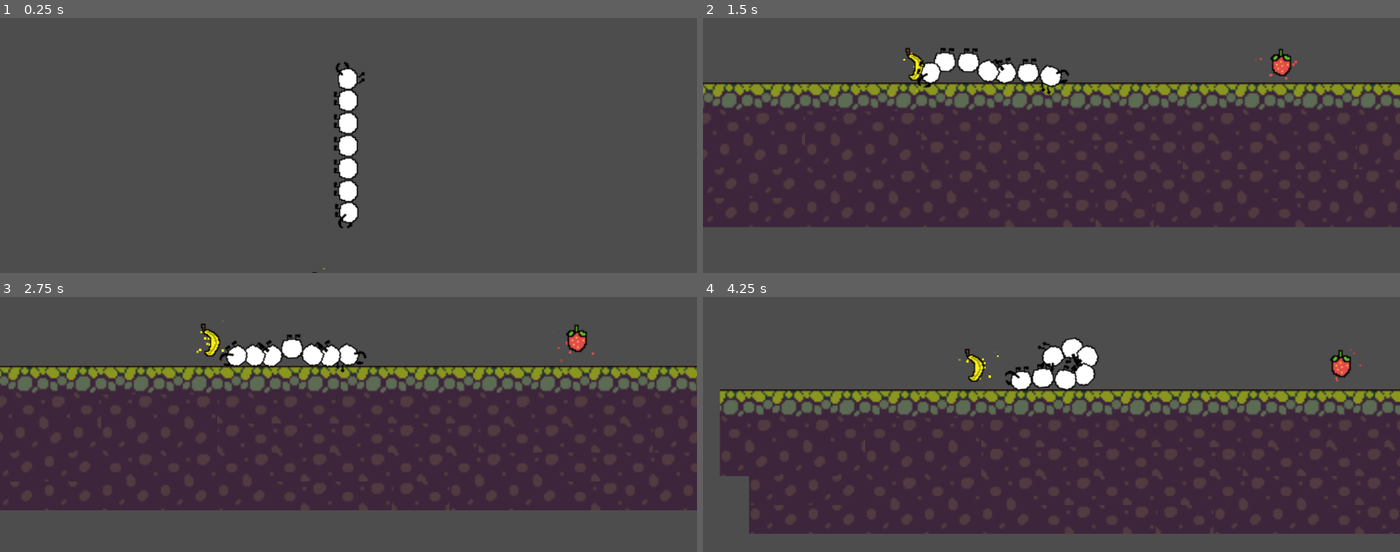
Above: before the commit, frames 1-4 (two rows, left to right).
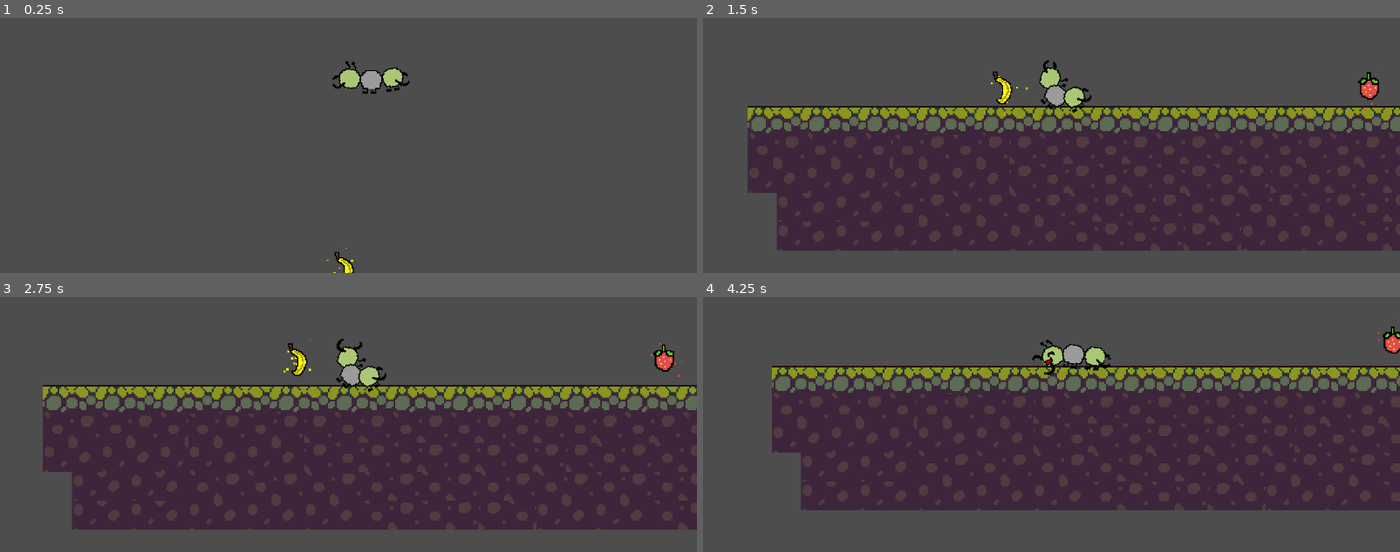
Above: after the commit, the same moments.

Repository: sammo4gun/dtjune
Game: Godot game, scene res://World.tscn
Two runs of this game, one before a commit and one after it. Both use one fixed random seed, a clock stepped at 60 frames per second and the inputs below.
Inputs:
- Up to frame 1 (0.25 s): no input
- Up to frame 2 (1.5 s): hold Right (ui_right) 0.53-1.28 s; hold A (stick_head) 0.53-1.28 s; tap D (stick_tail) at 0.8, 1.35 s; hold Down (ui_down) from 1.28 s (still down)
- Up to frame 3 (2.75 s): tap A (stick_head) at 1.55 s; release Down (ui_down) at 2.03 s; hold Right (ui_right) from 2.03 s (still down); hold A (stick_head) from 2.03 s (still down); tap D (stick_tail) at 2.3 s
- Up to frame 4 (4.25 s): release Right (ui_right) at 2.78 s; release A (stick_head) at 2.78 s; hold Up (ui_up) 2.78-3.53 s; tap D (stick_tail) at 2.85, 3.8 s; tap A (stick_head) at 3.05 s; hold Left (ui_left) from 3.53 s (still down); hold A (stick_head) from 3.53 s (still down)

The runs differ from the first frame. In frame 1, 2.3% of the frame differs, in the area x 44-59%, y 16-100%; in frame 2, 27%, in the area x 0-100%, y 11-92%; in frame 3, 25%; in frame 4, 27%.

Commit message:
main push!!!

Diff:
--- a/dtjune/World.tscn
+++ b/dtjune/World.tscn
@@ -1,5 +1,6 @@
-[gd_scene load_steps=7 format=4 uid="uid://bbq0b4ceveffm"]
-
+[gd_scene load_steps=8 format=4 uid="uid://bbq0b4ceveffm"]
+
+[ext_resource type="Script" uid="uid://tqfinft7fch7" path="res://world.gd" id="1_js7pq"]
 [ext_resource type="Texture2D" uid="uid://bc5up41pg017q" path="res://Assets/JungleTileset.png" id="2_2dftf"]
 [ext_resource type="PackedScene" uid="uid://xwr3l0s3uhd" path="res://player.tscn" id="3_bcbcq"]
 [ext_resource type="PackedScene" uid="uid://c20xcgusbs3hk" path="res://fruit.tscn" id="4_js7pq"]
@@ -237,6 +238,7 @@
 [sub_resource type="WorldBoundaryShape2D" id="WorldBoundaryShape2D_cmany"]
 
 [node name="World" type="Node2D"]
+script = ExtResource("1_js7pq")
 
 [node name="Floor" type="StaticBody2D" parent="." groups=["Grabbable", "Wall"]]
 position = Vector2(389, 691)
@@ -259,3 +261,5 @@
 
 [node name="Player" parent="." instance=ExtResource("3_bcbcq")]
 position = Vector2(182, 318)
+
+[node name="Camera2D" type="Camera2D" parent="."]
--- /dev/null
+++ b/dtjune/body_joint.gd
@@ -0,0 +1,49 @@
+extends PinJoint2D
+@export var limit_cgw: int = -45 #limit in counterglockwise direction
+@export var limit_gw: int = 45 #limit in glockwise direction
+#@export var motor_speed: int = 50 #how fast the motor corrects the rotation
+@export var control_node: Node2D  #literally Node_B
+
+func _ready():
+	control_node = get_node(node_b)
+	#motor_enabled = true
+	#motor_target_velocity = 0
+
+func _process(delta):
+	pass
+
+	#--------Probably my best take-----
+
+	#if control_node.rotation_degrees < limit_cgw:
+		#control_node.angular_velocity = 1
+	#if control_node.rotation_degrees > limit_gw:
+		#control_node.angular_velocity = -1
+	#else:
+		#pass
+
+
+
+
+	#--------Can't stand heavy impacts, but adjusts softly (uncomment var motor_speed at the top and the ready func)---------
+
+	#if control_node.rotation_degrees < limit_cgw:
+		#control_node.angular_damp = 100
+		#motor_target_velocity = motor_speed
+	#if control_node.rotation_degrees > limit_gw:
+		#control_node.angular_damp = 100
+		#motor_target_velocity = - motor_speed
+	#else:
+		#control_node.angular_damp = 0
+		#motor_target_velocity = 0
+
+
+	#-------Tried to combine the previous ideas-------
+
+	#if control_node.rotation_degrees < limit_cgw:
+		#control_node.angular_velocity = 0
+		#motor_target_velocity = motor_speed
+	#if control_node.rotation_degrees > limit_gw:
+		#control_node.angular_velocity = 0
+		#motor_target_velocity = - motor_speed
+	#else:
+		#motor_target_velocity = 0
--- /dev/null
+++ b/dtjune/body_joint.tscn
@@ -0,0 +1,6 @@
+[gd_scene load_steps=2 format=3 uid="uid://bjlpl4rd0mt84"]
+
+[ext_resource type="Script" uid="uid://bcqig757hlp4c" path="res://body_joint.gd" id="1_27nrd"]
+
+[node name="BodyJoint" type="PinJoint2D"]
+script = ExtResource("1_27nrd")
--- a/dtjune/body_part.tscn
+++ b/dtjune/body_part.tscn
@@ -1,12 +1,28 @@
-[gd_scene load_steps=3 format=3 uid="uid://dte7eigdr34f7"]
+[gd_scene load_steps=5 format=3 uid="uid://dte7eigdr34f7"]
 
 [ext_resource type="Texture2D" uid="uid://chb6boemdjuc6" path="res://Assets/Caterpillar/middle of the caterpillar.png" id="1_lcuup"]
 
+[sub_resource type="CapsuleShape2D" id="CapsuleShape2D_lcuup"]
+height = 22.6667
+
 [sub_resource type="CircleShape2D" id="CircleShape2D_12r4b"]
 
+[sub_resource type="ParticleProcessMaterial" id="ParticleProcessMaterial_lcuup"]
+particle_flag_disable_z = true
+gravity = Vector3(0, 98, 0)
+
 [node name="BodyPart" type="RigidBody2D"]
+modulate = Color(0.66807, 0.78, 0.4602, 1)
+rotation = -1.5708
+
+[node name="CollisionShape2D2" type="CollisionShape2D" parent="."]
+position = Vector2(-2, -8.74228e-08)
+rotation = 1.5708
+scale = Vector2(1.5, 1.5)
+shape = SubResource("CapsuleShape2D_lcuup")
 
 [node name="CollisionShape2D" type="CollisionShape2D" parent="."]
+visible = false
 scale = Vector2(1.5, 1.5)
 shape = SubResource("CircleShape2D_12r4b")
 
@@ -15,3 +31,8 @@
 rotation = 1.5708
 scale = Vector2(1.72156, 1.72156)
 texture = ExtResource("1_lcuup")
+
+[node name="GPUParticles2D" type="GPUParticles2D" parent="."]
+visible = false
+collision_base_size = 0.0
+process_material = SubResource("ParticleProcessMaterial_lcuup")
--- a/dtjune/fruit.gd
+++ b/dtjune/fruit.gd
@@ -1,7 +1,7 @@
 extends Node2D
 
 @export var SWAY = 8
-@export_flags("strawberry", "apple", "banana", "blueberry", "orange", "raspberry") var picked_type = 0
+@export_flags("strawberry", "apple", "banana", "blueberry", "orange", "raspberry", "grapes") var picked_type = 0
 
 @onready var sprites_dict = {
 	'strawberry': $StrawberrySprite,
@@ -10,6 +10,7 @@
 	'blueberry': $BlueberrySprite,
 	'orange': $OrangeSprite,
 	'raspberry': $RaspberrySprite,
+	'grapes': $GrapesSprite,
 }
 @onready var particle_dict = {
 	'strawberry': Color8(227, 76, 76, 255),
@@ -18,6 +19,16 @@
 	'blueberry': Color8(91, 110, 225, 255),
 	'orange': Color8(223, 113, 38, 255),
 	'raspberry': Color8(223, 16, 157, 255),
+	'grapes': Color8(104, 27, 204, 255),
+}
+@onready var colournames_dict = {
+	'strawberry': "red",
+	'apple': "green",
+	'banana': "yellow",
+	'blueberry': "blue",
+	'orange': "orange",
+	'raspberry': "violet",
+	'grapes': "purple",
 }
 @onready var particles = $Particles
 @onready var basepos = position
@@ -29,6 +40,7 @@
 	8: 'blueberry',
 	16: 'orange',
 	32: 'raspberry',
+	64: 'grapes',
 }
 var time = 0
 
@@ -52,4 +64,4 @@
 func get_eaten():
 	self.queue_free()
 	# returns: the type of fruit that was eaten, and the colour of that fruit
-	return [type, particle_dict[type]]
+	return [colournames_dict[type], particle_dict[type]]
--- a/dtjune/fruit.tscn
+++ b/dtjune/fruit.tscn
@@ -6,8 +6,8 @@
 [ext_resource type="Texture2D" uid="uid://b1gghsq44delp" path="res://Assets/Fruit/banana.png" id="4_r5id7"]
 [ext_resource type="Texture2D" uid="uid://c4e4grqgy4e18" path="res://Assets/Fruit/blueberry.png" id="5_7dwnl"]
 [ext_resource type="Texture2D" uid="uid://c25jwk3uo6c6p" path="res://Assets/Fruit/orange.png" id="6_kf857"]
+[ext_resource type="Texture2D" uid="uid://3obcot58wnmq" path="res://Assets/Fruit/grapes.png" id="7_kf857"]
 [ext_resource type="Texture2D" uid="uid://hdfy5q8l52jk" path="res://Assets/Fruit/raspberry .png" id="7_r5id7"]
-[ext_resource type="Texture2D" uid="uid://drgiqdq143f71" path="res://Assets/FoodMorsels.png" id="8_7dwnl"]
 
 [sub_resource type="Curve" id="Curve_t45jj"]
 _data = [Vector2(0, 1), 0.0, 0.0, 0, 0, Vector2(0.757353, 1), 0.0, 0.0, 0, 0, Vector2(1, 0), 0.0, 0.0, 0, 0]
@@ -30,41 +30,14 @@
 scale_max = 0.7
 alpha_curve = SubResource("CurveTexture_7yftu")
 
-[sub_resource type="CanvasItemMaterial" id="CanvasItemMaterial_7dwnl"]
-particles_animation = true
-particles_anim_h_frames = 2
-particles_anim_v_frames = 2
-particles_anim_loop = false
-
-[sub_resource type="Curve" id="Curve_7dwnl"]
-_data = [Vector2(0, 1), 0.0, 0.0, 0, 0, Vector2(0.794118, 0.853933), 0.0, 0.0, 0, 0, Vector2(1, 0), 0.0, 0.0, 0, 0]
-point_count = 3
-
-[sub_resource type="CurveTexture" id="CurveTexture_kf857"]
-curve = SubResource("Curve_7dwnl")
-
-[sub_resource type="ParticleProcessMaterial" id="ParticleProcessMaterial_r5id7"]
-particle_flag_disable_z = true
-angle_min = 1.07288e-05
-angle_max = 180.0
-direction = Vector3(0, -1, 0)
-spread = 80.0
-initial_velocity_min = 16.0
-initial_velocity_max = 32.0
-angular_velocity_min = -90.0
-angular_velocity_max = 90.0
-gravity = Vector3(0, 200, 0)
-scale_min = 0.5
-scale_max = 1.2
-alpha_curve = SubResource("CurveTexture_kf857")
-anim_offset_max = 1.0
+[sub_resource type="CircleShape2D" id="CircleShape2D_7dwnl"]
+radius = 3.3375
 
 [node name="Fruit" type="Node2D"]
 scale = Vector2(6, 6)
 script = ExtResource("1_dajs1")
 
 [node name="Particles" type="GPUParticles2D" parent="."]
-scale = Vector2(1, 1)
 amount = 16
 lifetime = 0.8
 preprocess = 5.0
@@ -96,17 +69,20 @@
 scale = Vector2(0.303751, 0.303751)
 texture = ExtResource("6_kf857")
 
+[node name="GrapesSprite" type="Sprite2D" parent="."]
+visible = false
+position = Vector2(0.333333, 0.166667)
+scale = Vector2(0.303751, 0.303751)
+texture = ExtResource("7_kf857")
+
 [node name="RaspberrySprite" type="Sprite2D" parent="."]
 visible = false
 position = Vector2(0.833333, 0.333333)
 scale = Vector2(0.361912, 0.361912)
 texture = ExtResource("7_r5id7")
 
-[node name="EatingParticles" type="GPUParticles2D" parent="."]
+[node name="Area2D" type="Area2D" parent="." groups=["Fruit"]]
 visible = false
-modulate = Color(1, 0.19, 0.19, 1)
-material = SubResource("CanvasItemMaterial_7dwnl")
-amount = 32
-texture = ExtResource("8_7dwnl")
-lifetime = 1.2
-process_material = SubResource("ParticleProcessMaterial_r5id7")
+
+[node name="CollisionShape2D" type="CollisionShape2D" parent="Area2D"]
+shape = SubResource("CircleShape2D_7dwnl")
--- a/dtjune/head.gd
+++ b/dtjune/head.gd
@@ -4,34 +4,55 @@
 
 @onready var head_open_sprite = $"HeadOpenSprite"
 @onready var head_closed_sprite = $"HeadClosedSprite"
+@onready var head_happy_sprite = $"HeadHappySprite"
+@onready var head_shocked_sprite = $"HeadShockedSprite"
 @onready var tail_open_sprite = $"TailOpenSprite"
 @onready var tail_closed_sprite = $"TailClosedSprite"
 
 @export var is_real_head = false;
 
-var sticking = false
+var seeking = false
 
 func _physics_process(_delta):
 	stick_candidate = null
 
-	var colliding_bodies = $Area2D.get_overlapping_bodies()
+	var colliding_bodies = $GrabFinder.get_overlapping_bodies()
 	if colliding_bodies.size() > 0:
 		for body in colliding_bodies:# Perform actions based on the colliding body, e.g.,
 			if body.is_in_group("Wall"):
 				stick_candidate = body;
 				break;
 
-	if sticking:
-		if is_real_head:
-			head_open_sprite.visible = true
-			head_closed_sprite.visible = false
+	if not $EatingParticles.emitting:
+		if seeking:
+			if is_real_head:
+				head_open_sprite.visible = true
+				head_closed_sprite.visible = false
+			else:
+				tail_open_sprite.visible = true
+				tail_closed_sprite.visible = false
 		else:
-			tail_open_sprite.visible = true
-			tail_closed_sprite.visible = false
-	else:
-		if is_real_head:
-			head_open_sprite.visible = false
-			head_closed_sprite.visible = true
-		else:
-			tail_open_sprite.visible = false
-			tail_closed_sprite.visible = true
+			if is_real_head:
+				head_open_sprite.visible = false
+				head_closed_sprite.visible = true
+			else:
+				tail_open_sprite.visible = false
+				tail_closed_sprite.visible = true
+
+func start_eating(color):
+	if is_real_head:
+		head_open_sprite.visible = false
+		head_closed_sprite.visible = false
+		$EatingParticles.modulate = color
+		$EatingParticles.emitting = true
+		head_happy_sprite.visible = true
+
+func stop_eating():
+	if is_real_head:
+		head_happy_sprite.visible = false
+		head_shocked_sprite.visible = true
+		$EatingParticles.emitting = false
+
+func _on_grab_finder_area_entered(area: Area2D) -> void:
+	if area.is_in_group("Fruit") and is_real_head:
+		get_parent().eat_fruit(area.get_parent())
--- a/dtjune/head.tscn
+++ b/dtjune/head.tscn
@@ -1,27 +1,71 @@
-[gd_scene load_steps=8 format=3 uid="uid://c8arbucqopsgm"]
+[gd_scene load_steps=15 format=3 uid="uid://c8arbucqopsgm"]
 
 [ext_resource type="Script" uid="uid://c4ogtft3wpc3l" path="res://head.gd" id="1_xe7ry"]
 [ext_resource type="Texture2D" uid="uid://gdl7a77ebxlm" path="res://Assets/Caterpillar/caterpillar head talons closed.png" id="2_hukeq"]
 [ext_resource type="Texture2D" uid="uid://da72yplofo7uk" path="res://Assets/Caterpillar/caterpillar head talons open.png" id="2_pij62"]
 [ext_resource type="Texture2D" uid="uid://eshohnsbqkny" path="res://Assets/Caterpillar/caterpillar bum talons open.png" id="4_akhm5"]
 [ext_resource type="Texture2D" uid="uid://bwnyo4ybvdueq" path="res://Assets/Caterpillar/caterpillar bum talons closed.png" id="5_7nidb"]
+[ext_resource type="Texture2D" uid="uid://b2f8cimqkddet" path="res://Assets/Caterpillar/caterpillar shocked .png" id="5_rwjvo"]
+[ext_resource type="Texture2D" uid="uid://rcreaiilx3tx" path="res://Assets/Caterpillar/caterpillar happy.png" id="6_hbaeg"]
+[ext_resource type="Texture2D" uid="uid://drgiqdq143f71" path="res://Assets/FoodMorsels.png" id="6_mkt57"]
 
 [sub_resource type="CircleShape2D" id="CircleShape2D_2dftf"]
+
+[sub_resource type="CanvasItemMaterial" id="CanvasItemMaterial_4kg8v"]
+particles_animation = true
+particles_anim_h_frames = 2
+particles_anim_v_frames = 2
+particles_anim_loop = false
+
+[sub_resource type="Curve" id="Curve_rwjvo"]
+_data = [Vector2(0, 1), 0.0, 0.0, 0, 0, Vector2(0.794118, 0.853933), 0.0, 0.0, 0, 0, Vector2(1, 0), 0.0, 0.0, 0, 0]
+point_count = 3
+
+[sub_resource type="CurveTexture" id="CurveTexture_kf857"]
+curve = SubResource("Curve_rwjvo")
+
+[sub_resource type="ParticleProcessMaterial" id="ParticleProcessMaterial_hbaeg"]
+particle_flag_disable_z = true
+angle_min = 1.07288e-05
+angle_max = 180.0
+direction = Vector3(0, -1, 0)
+spread = 80.0
+flatness = 1.0
+initial_velocity_min = 64.0
+initial_velocity_max = 100.0
+angular_velocity_min = -90.0
+angular_velocity_max = 90.0
+gravity = Vector3(0, 200, 0)
+scale_max = 2.0
+alpha_curve = SubResource("CurveTexture_kf857")
+anim_offset_max = 1.0
 
 [sub_resource type="CircleShape2D" id="CircleShape2D_mihp7"]
 radius = 3.0
 
 [node name="Head" type="RigidBody2D"]
+rotation = -1.5708
 script = ExtResource("1_xe7ry")
 
 [node name="CollisionShape2D" type="CollisionShape2D" parent="."]
 scale = Vector2(1.5, 1.5)
 shape = SubResource("CircleShape2D_2dftf")
 
-[node name="Area2D" type="Area2D" parent="."]
+[node name="EatingParticles" type="GPUParticles2D" parent="."]
+modulate = Color(1, 0.19, 0.19, 1)
+material = SubResource("CanvasItemMaterial_4kg8v")
+position = Vector2(-1.99997, -8.00001)
+rotation = -0.0785263
+emitting = false
+amount = 32
+texture = ExtResource("6_mkt57")
+lifetime = 1.2
+process_material = SubResource("ParticleProcessMaterial_hbaeg")
+
+[node name="GrabFinder" type="Area2D" parent="."]
 scale = Vector2(1.5, 1.5)
 
-[node name="CollisionShape2D" type="CollisionShape2D" parent="Area2D"]
+[node name="CollisionShape2D" type="CollisionShape2D" parent="GrabFinder"]
 position = Vector2(-1.90735e-06, 0)
 scale = Vector2(5, 5)
 shape = SubResource("CircleShape2D_mihp7")
@@ -40,6 +84,20 @@
 scale = Vector2(1.70322, 1.70322)
 texture = ExtResource("2_hukeq")
 
+[node name="HeadShockedSprite" type="Sprite2D" parent="."]
+visible = false
+position = Vector2(2.8241, -7.1759)
+rotation = 1.5708
+scale = Vector2(1.70322, 1.70322)
+texture = ExtResource("5_rwjvo")
+
+[node name="HeadHappySprite" type="Sprite2D" parent="."]
+visible = false
+position = Vector2(1.00003, -7)
+rotation = 1.5708
+scale = Vector2(1.70322, 1.70322)
+texture = ExtResource("6_hbaeg")
+
 [node name="TailOpenSprite" type="Sprite2D" parent="."]
 visible = false
 position = Vector2(-0.470209, 4.52979)
@@ -53,3 +111,5 @@
 rotation = 1.5708
 scale = Vector2(1.65765, 1.65765)
 texture = ExtResource("5_7nidb")
+
+[connection signal="area_entered" from="GrabFinder" to="." method="_on_grab_finder_area_entered"]
--- a/dtjune/player.gd
+++ b/dtjune/player.gd
@@ -2,13 +2,20 @@
 
 @export var head_linear_damp = 4.0
 @export var head_angular_damp = 4.0
-
-@onready var camera = $"Camera2D"
+@export var angular_limit_body = deg_to_rad(45)
+@export var angular_limit_head = deg_to_rad(90)
 
 const LINK_SCENE = preload("res://body_part.tscn")
 const HEAD_SCENE = preload("res://head.tscn")
-const NUM_LINKS = 5
+const JOINT_SCENE = preload("res://body_joint.tscn")
 const LINK_SPACING = 25 * 1.5
+
+const COLOUR_DICT = {
+	"base": Color8(170, 199, 117),
+	"white": Color8(155, 155, 155),
+	"red": Color8(206, 21, 0),
+	"yellow": Color8(209, 218, 0),
+}
 
 var previous_link = null
 var active_head = null
@@ -23,13 +30,27 @@
 var max_head_thrust = 0
 var current_head_thrust = 0
 
+var target_rotation = {}
+
+var growing = false
+
+var NUM_LINKS = 1
+var COLOUR_LIST = ['white']
+
 func _ready():
 	init_head()
 	init_links()
 	init_tail()
+	init_colours()
 
 	var gravity = ProjectSettings.get_setting("physics/2d/default_gravity")
 	max_head_thrust = get_total_mass() * gravity
+
+func init_colours():
+	head.modulate = COLOUR_DICT['base']
+	for i in range(len(link_array)):
+		link_array[i].modulate = COLOUR_DICT[COLOUR_LIST[i]]
+	tail.modulate = COLOUR_DICT['base']
 
 func get_total_mass() -> float:
 	var total_mass = head.mass + tail.mass
@@ -39,37 +60,39 @@
 
 func init_head():
 	head = HEAD_SCENE.instantiate()
-	head.position = Vector2(0, -LINK_SPACING)
+	head.position = Vector2(-LINK_SPACING, 0)
 	head.linear_damp = head_linear_damp
 	head.angular_damp = head_angular_damp
 	head.is_real_head = true
 	add_child(head)
 	previous_link = head
+	target_rotation[head] = null
 
 func init_tail():
 	tail = HEAD_SCENE.instantiate()
-	tail.position = Vector2(0, LINK_SPACING * (NUM_LINKS))
+	tail.position = Vector2(LINK_SPACING * (NUM_LINKS), 0)
 	add_child(tail)
 
 	tail.linear_damp = head_linear_damp
 	tail.angular_damp = head_angular_damp
 
-	var joint = PinJoint2D.new()
+	var joint = JOINT_SCENE.instantiate()
 	joint.position = (previous_link.position + tail.position) / 2
 	joint.disable_collision = false;
 	joint.node_a = previous_link.get_path()
 	joint.node_b = tail.get_path()
+	target_rotation[tail] = null
 	add_child(joint)
 
 func init_links():
 	for i in range(NUM_LINKS):
 		var link = LINK_SCENE.instantiate()
-		link.position = Vector2(0, i * LINK_SPACING)
+		link.position = Vector2(i * LINK_SPACING, 0)
 		link_array.append(link)
 		add_child(link)
 
 		if previous_link:
-			var joint = PinJoint2D.new()
+			var joint = JOINT_SCENE.instantiate()
 			joint.node_a = previous_link.get_path()
 			joint.node_b = link.get_path()
 			joint.position = (previous_link.position + link.position) / 2
@@ -78,39 +101,52 @@
 
 		previous_link = link
 
+func get_camera_pos():
+	return head.global_position
+
 func _physics_process(delta):
-	handle_camera()
-	var input_direction = Vector2.ZERO
-
-	if Input.is_action_pressed("ui_right"):
-		input_direction.x += 1
-	if Input.is_action_pressed("ui_left"):
-		input_direction.x -= 1
-	if Input.is_action_pressed("ui_down"):
-		input_direction.y += 1
-	if Input.is_action_pressed("ui_up"):
-		input_direction.y -= 1
-
-	if input_direction != Vector2.ZERO:
-		var target_force = input_direction.normalized() * current_head_thrust
-		var acceleration_speed = 3.0
-		current_force = current_force.lerp(target_force, delta * acceleration_speed)
-	else:
-		current_force = Vector2.ZERO
-
-	if Input.is_action_pressed("stick_head") and self.get("head_joint") == null:
-		attach_joint_to_candidate(head, "head_joint")
-
-	if Input.is_action_pressed("stick_tail") and self.get("tail_joint") == null:
-		attach_joint_to_candidate(tail, "tail_joint")
-
-	get_active_head()
-
-	if active_head:
-		active_head.apply_force(current_force)
-
-func handle_camera():
-	camera.position = head.position
+	handle_rotation()
+	if not growing:
+		var input_direction = Vector2.ZERO
+
+		if Input.is_action_pressed("ui_right"):
+			input_direction.x += 1
+		if Input.is_action_pressed("ui_left"):
+			input_direction.x -= 1
+		if Input.is_action_pressed("ui_down"):
+			input_direction.y += 1
+		if Input.is_action_pressed("ui_up"):
+			input_direction.y -= 1
+
+		if input_direction != Vector2.ZERO:
+			var target_force = input_direction.normalized() * current_head_thrust
+			var acceleration_speed = 3.0
+			current_force = current_force.lerp(target_force, delta * acceleration_speed)
+		else:
+			current_force = Vector2.ZERO
+		if Input.is_action_pressed("stick_head") and self.get("head_joint") == null:
+			attach_joint_to_candidate(head, "head_joint")
+
+		if Input.is_action_pressed("stick_tail") and self.get("tail_joint") == null:
+			attach_joint_to_candidate(tail, "tail_joint")
+
+		get_active_head()
+		if active_head:
+			active_head.apply_force(current_force)
+		handle_head_sprites()
+
+func handle_head_sprites():
+	if Input.is_action_pressed("stick_head"):
+		head.seeking = self.get("head_joint") == null
+	else: head.seeking = false
+	if Input.is_action_pressed("stick_tail"):
+		tail.seeking = self.get("tail_joint") == null
+	else: tail.seeking = false
+
+func handle_rotation():
+	for part in target_rotation:
+		if target_rotation[part] != null:
+			part.global_rotation = lerpf(part.global_rotation, target_rotation[part], 0.1)
 
 func get_active_head():
 	if self.get("head_joint") == null and self.get("tail_joint") != null:
@@ -141,6 +177,7 @@
 	joint.position = (link_body.position)
 	joint.node_a = link_body.get_path()
 	joint.node_b = link_body.stick_candidate.get_path()
+	target_rotation[link_body] = null # tbd
 	add_child(joint)
 	self.set(joint_name, joint)
 
@@ -148,6 +185,20 @@
 
 func detach_joint(joint_name: String):
 	var joint = self.get(joint_name)
+	if joint_name == 'head_joint':
+		target_rotation[head] = null
+	if joint_name == 'tail_join':
+		target_rotation[tail] = null
 	if joint:
 		joint.queue_free()
 		self.set(joint_name, null)
+
+func eat_fruit(fruit):
+	var li = fruit.get_eaten()
+	head.start_eating(li[1])
+	await get_tree().create_timer(2.5).timeout
+	head.stop_eating()
+	get_parent().zoom_in()
+	await get_tree().create_timer(1.5).timeout
+	get_parent().grow_player(NUM_LINKS, COLOUR_LIST, li[0])
+	get_parent().zoom_out()
--- a/dtjune/player.tscn
+++ b/dtjune/player.tscn
@@ -4,5 +4,3 @@
 
 [node name="Player" type="Node2D"]
 script = ExtResource("1_4flbx")
-
-[node name="Camera2D" type="Camera2D" parent="."]
--- a/dtjune/project.godot
+++ b/dtjune/project.godot
@@ -22,9 +22,30 @@
 [global_group]
 
 Wall=""
+Fruit=""
 
 [input]
 
+move_right={
+"deadzone": 0.2,
+"events": [Object(InputEventKey,"resource_local_to_scene":false,"resource_name":"","device":-1,"window_id":0,"alt_pressed":false,"shift_pressed":false,"ctrl_pressed":false,"meta_pressed":false,"pressed":false,"keycode":0,"physical_keycode":68,"key_label":0,"unicode":100,"location":0,"echo":false,"script":null)
+]
+}
+move_left={
+"deadzone": 0.2,
+"events": [Object(InputEventKey,"resource_local_to_scene":false,"resource_name":"","device":-1,"window_id":0,"alt_pressed":false,"shift_pressed":false,"ctrl_pressed":false,"meta_pressed":false,"pressed":false,"keycode":0,"physical_keycode":65,"key_label":0,"unicode":97,"location":0,"echo":false,"script":null)
+]
+}
+move_down={
+"deadzone": 0.2,
+"events": [Object(InputEventKey,"resource_local_to_scene":false,"resource_name":"","device":-1,"window_id":0,"alt_pressed":false,"shift_pressed":false,"ctrl_pressed":false,"meta_pressed":false,"pressed":false,"keycode":0,"physical_keycode":83,"key_label":0,"unicode":115,"location":0,"echo":false,"script":null)
+]
+}
+move_up={
+"deadzone": 0.2,
+"events": [Object(InputEventKey,"resource_local_to_scene":false,"resource_name":"","device":-1,"window_id":0,"alt_pressed":false,"shift_pressed":false,"ctrl_pressed":false,"meta_pressed":false,"pressed":false,"keycode":0,"physical_keycode":87,"key_label":0,"unicode":119,"location":0,"echo":false,"script":null)
+]
+}
 stick_head={
 "deadzone": 0.2,
 "events": [Object(InputEventKey,"resource_local_to_scene":false,"resource_name":"","device":-1,"window_id":0,"alt_press …(191 unchanged characters)…
@@ -45,8 +66,14 @@
 "events": [Object(InputEventKey,"resource_local_to_scene":false,"resource_name":"","device":-1,"window_id":0,"alt_press …(195 unchanged characters)…
 ]
 }
+temp_test={
+"deadzone": 0.2,
+"events": [Object(InputEventKey,"resource_local_to_scene":false,"resource_name":"","device":-1,"window_id":0,"alt_pressed":false,"shift_pressed":false,"ctrl_pressed":false,"meta_pressed":false,"pressed":false,"keycode":0,"physical_keycode":81,"key_label":0,"unicode":113,"location":0,"echo":false,"script":null)
+]
+}
 
 [rendering]
 
+textures/canvas_textures/default_texture_filter=0
 renderer/rendering_method="gl_compatibility"
 renderer/rendering_method.mobile="gl_compatibility"
--- /dev/null
+++ b/dtjune/world.gd
@@ -0,0 +1,35 @@
+extends Node2D
+
+@onready var camera = $"Camera2D"
+@onready var player = $"Player"
+
+var player_scene = preload("res://player.tscn")
+
+var camera_position = Vector2(0,0)
+var camera_target_zoom = Vector2(1,1)
+
+func _physics_process(delta: float) -> void:
+	if player:
+		camera.position = player.get_camera_pos()
+	else:
+		camera.position = camera_position
+
+	if camera.zoom != camera_target_zoom:
+		camera.zoom = camera.zoom.lerp(camera_target_zoom, delta)
+
+func zoom_in():
+	camera_target_zoom = Vector2(2.5, 2.5)
+
+func zoom_out():
+	camera_target_zoom = Vector2(1,1)
+
+func grow_player(size, colours, new_colour):
+	var player_pos = player.head.global_position
+	var player_upside_down = player.head.global_rotation > 0
+	player.queue_free()
+	player = player_scene.instantiate()
+	if player_upside_down: player.rotation = -PI
+	player.NUM_LINKS = size + 1
+	player.COLOUR_LIST = colours + [new_colour]
+	player.global_position = player_pos
+	add_child(player)
Binary file added: dtjune/Assets/Caterpillar/caterpillar happy.png
Not shown, added: dtjune/Assets/Caterpillar/caterpillar happy.png.import
Binary file added: dtjune/Assets/Caterpillar/caterpillar shocked .png
Not shown, added: dtjune/Assets/Caterpillar/caterpillar shocked .png.import
Binary file added: dtjune/Assets/Fruit/grapes.png
Not shown, added: dtjune/Assets/Fruit/grapes.png.import
Not shown, added: dtjune/body_joint.gd.uid
Not shown: 1 places in dtjune/fruit.tscn that only renumber resources
Not shown, added: dtjune/world.gd.uid
Not shown, added: dtjune/body_joint.tscn25802352231.tmp
Not shown, added: dtjune/body_joint.tscn25870128974.tmp
Not shown, added: dtjune/body_joint.tscn25884169856.tmp
